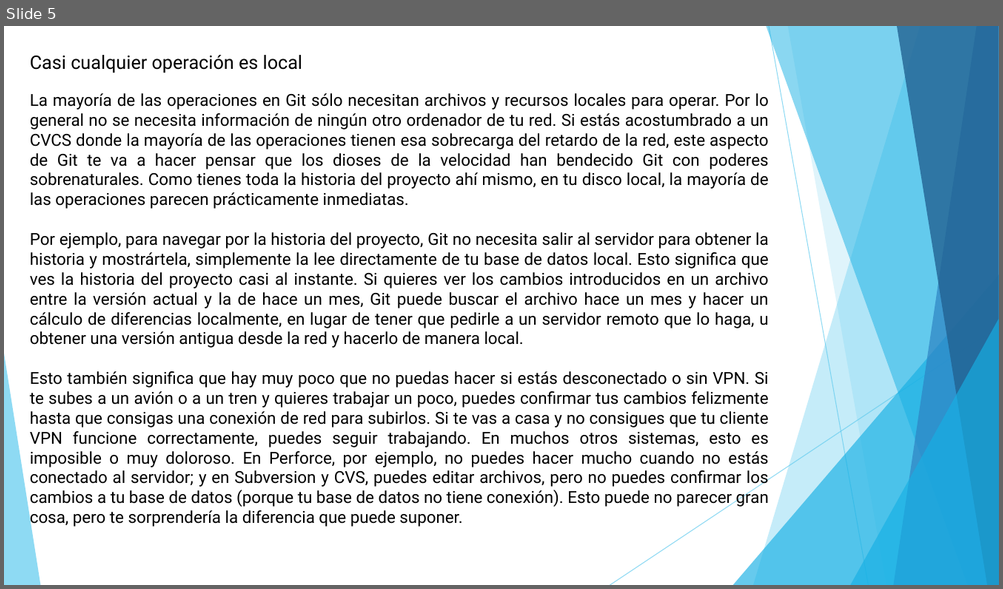
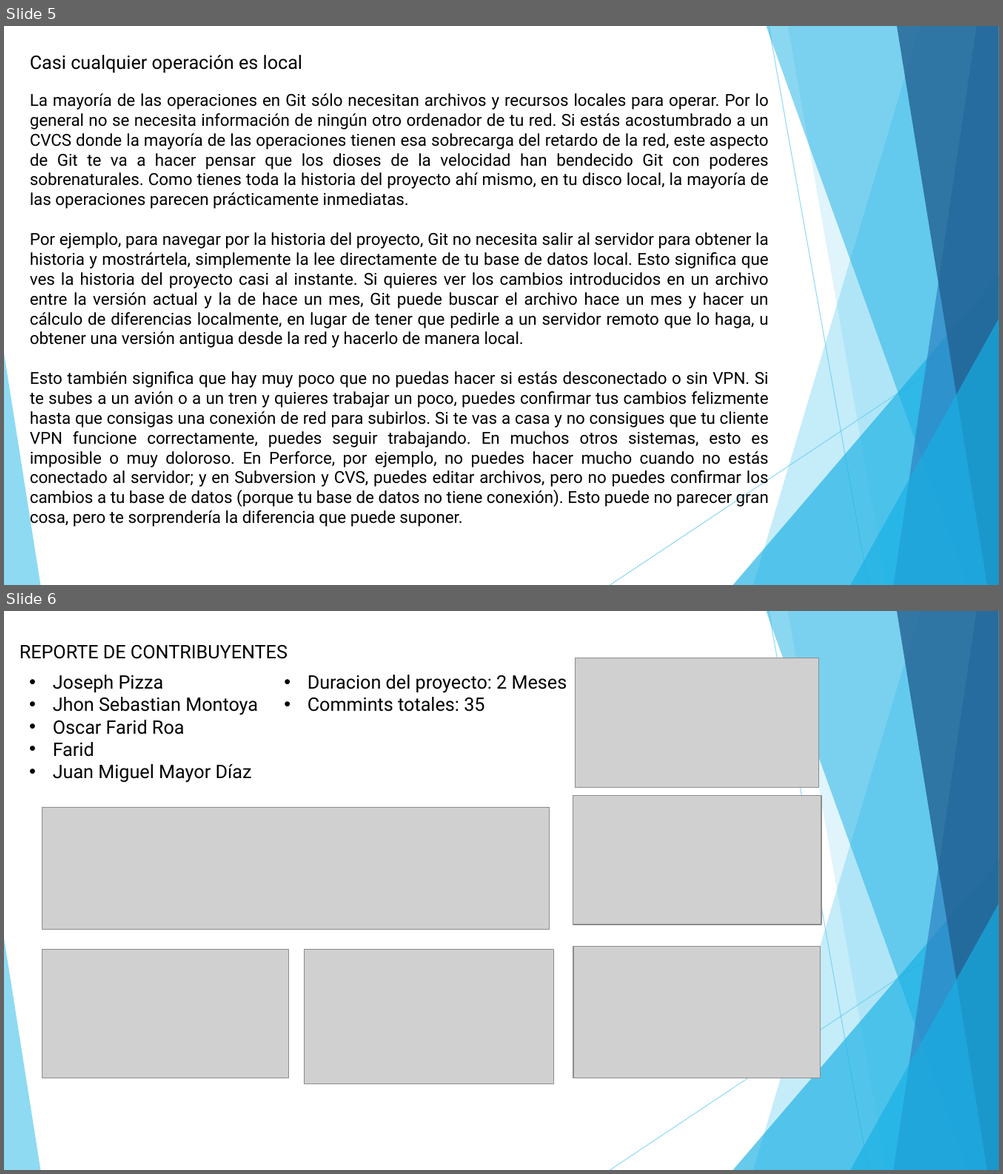
Before and after one commit to JosephDeveloper/Proyecto, a slide deck: Informes Y Presentaciones/Presentacion git.pptx. Shown one above the other, each under a label of ours: slide 5 before the commit, slides 5 and 6 after it. The pictures are 1003x589 and 1003x1174 pixels, drawn with LibreOffice and Linux fonts; fonts in the diff are those of the drawing; grey boxes stand for pictures. Boxes give left, top, right and bottom in pixels: in the first picture for what was removed or moved away, otherwise in the second. Text is boxed around its words. In the diff, an @@ line names an element or a change of style, - is before the commit and + after.

Commit message:
Actualizacion de contribuyentes
Se anexo los graficos de los contribuyentes

```diff
--- a/Informes Y Presentaciones/Presentacion git.pptx
+++ b/Informes Y Presentaciones/Presentacion git.pptx
@@ slide 6 added at [4, 611, 999, 1170], background #FFFFFF; not listed: 10 template elements that a slide beside it also shows @@
@@ text added at [20, 645, 287, 659], 18 pt, text #000000 @@
+REPORTE DE CONTRIBUYENTES
@@ text added at [53, 675, 258, 783], 18 pt, text #000000 @@
+• Joseph Pizza
+• Jhon Sebastian Montoya
+• Oscar Farid Roa
+• Farid
+• Juan Miguel Mayor Díaz
@@ text added at [307, 675, 567, 712], 18 pt, text #000000 @@
+• Duracion del proyecto: 2 Meses
+• Commints totales: 35
@@ picture added at [575, 659, 819, 788] @@
@@ picture added at [42, 807, 549, 930] @@
@@ picture added at [572, 796, 821, 925] @@
@@ picture added at [42, 950, 288, 1079] @@
@@ picture added at [304, 950, 553, 1084] @@
@@ picture added at [573, 947, 820, 1079] @@
```
